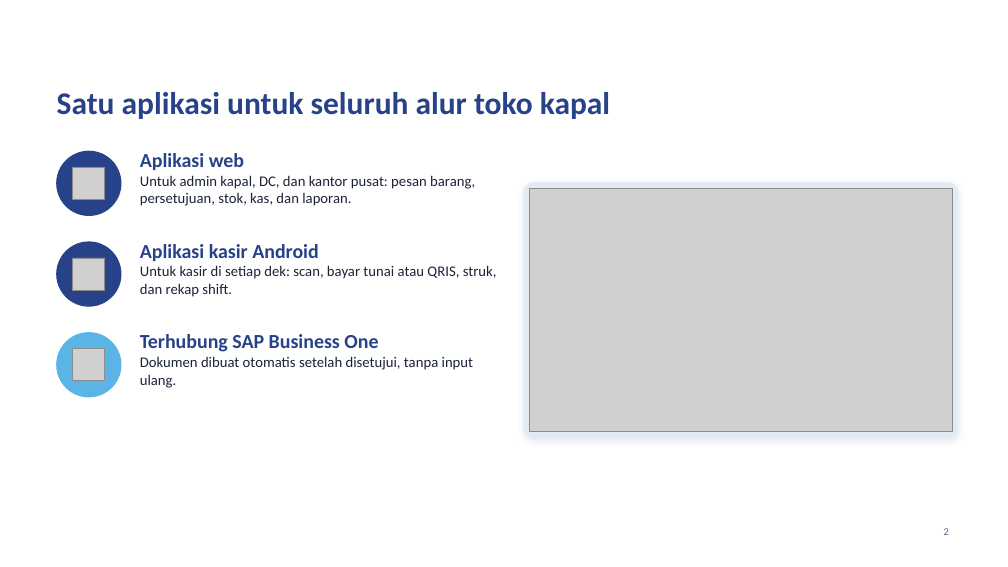
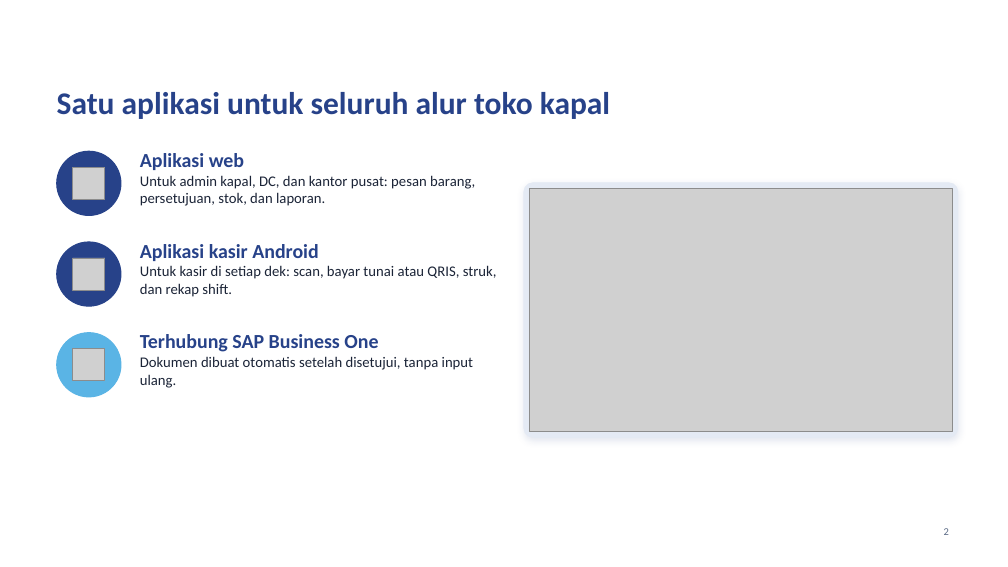
Before and after one commit to alfiandarmawan35/claude, a slide deck: slide 2 of docs/PID_POS_Paparan_Direksi_Template.pptx. Drawn at 1008x567 pixels with LibreOffice and Linux fonts; fonts in the diff are those of the drawing; grey boxes stand for pictures; background and template pictures are left out. Boxes give left, top, right and bottom in pixels: in the first picture for what was removed or moved away, otherwise in the second. Text is boxed around its words. In the diff, an @@ line names an element or a change of style, - is before the commit and + after.

```diff
--- a/docs/PID_POS_Paparan_Direksi_Template.pptx
+++ b/docs/PID_POS_Paparan_Direksi_Template.pptx
@@ text at (x1=140, y1=175, x2=475, y2=206): text changed @@
-Untuk admin kapal, DC, dan kantor pusat: pesan barang, persetujuan, stok, kas, dan laporan.
+Untuk admin kapal, DC, dan kantor pusat: pesan barang, persetujuan, stok, dan laporan.
```
Also in this commit, not shown: 1 other slide changed, 1 other file.
